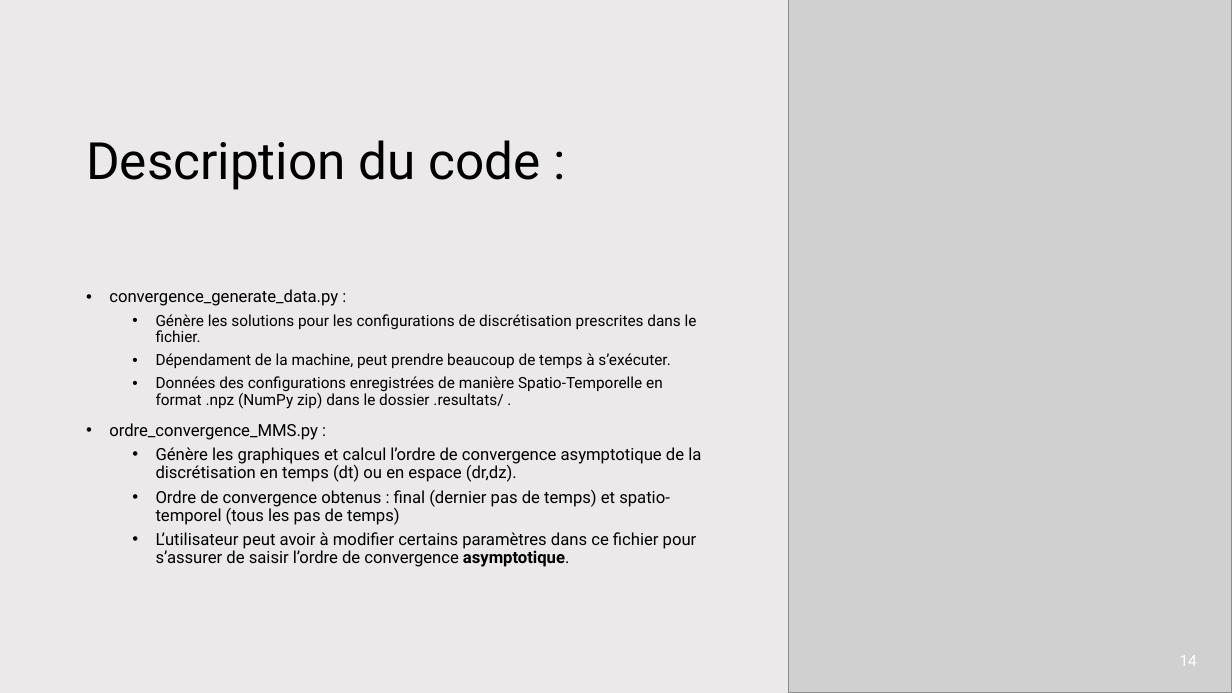
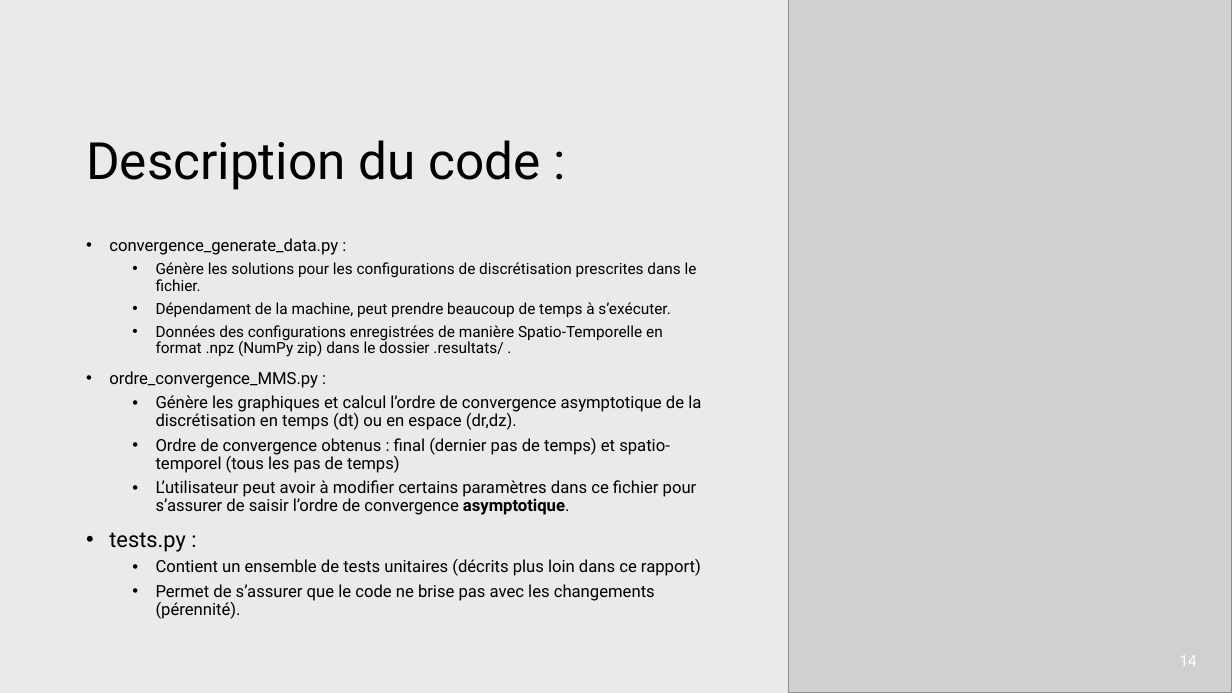
Before and after one commit to antoine-pt/MEC8211, a slide deck: slide 14 of projet_final/projet_final/MEC8211-Projet-final-Presentation.pptx. Drawn at 1232x693 pixels with LibreOffice and Linux fonts; fonts in the diff are those of the drawing; grey boxes stand for pictures. Boxes give left, top, right and bottom in pixels: in the first picture for what was removed or moved away, otherwise in the second. Text is boxed around its words. In the diff, an @@ line names an element or a change of style, - is before the commit and + after.

Commit message:
pwp: bonification de la description de l'algorithme de resolution

```diff
--- a/projet_final/projet_final/MEC8211-Projet-final-Presentation.pptx
+++ b/projet_final/projet_final/MEC8211-Projet-final-Presentation.pptx
@@ text at bbox=[109, 532, 701, 619]: paragraphs added @@
+• tests.py :
+  • Contient un ensemble de tests unitaires (décrits plus loin dans ce rapport)
+  • Permet de s’assurer que le code ne brise pas avec les changements (pérennité).
```
